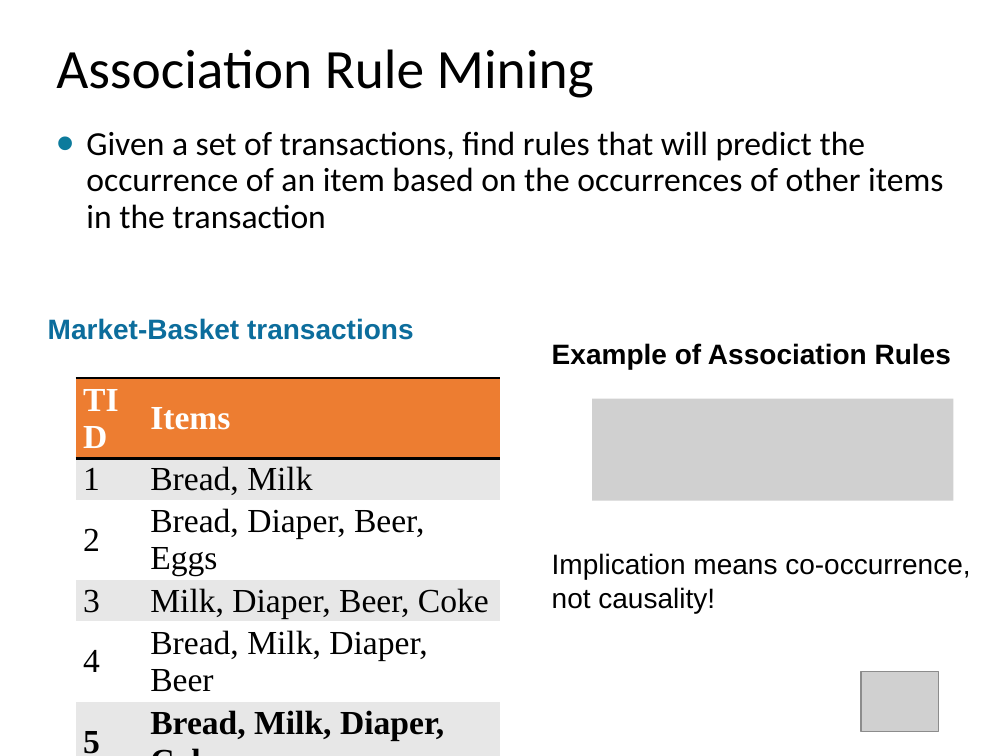
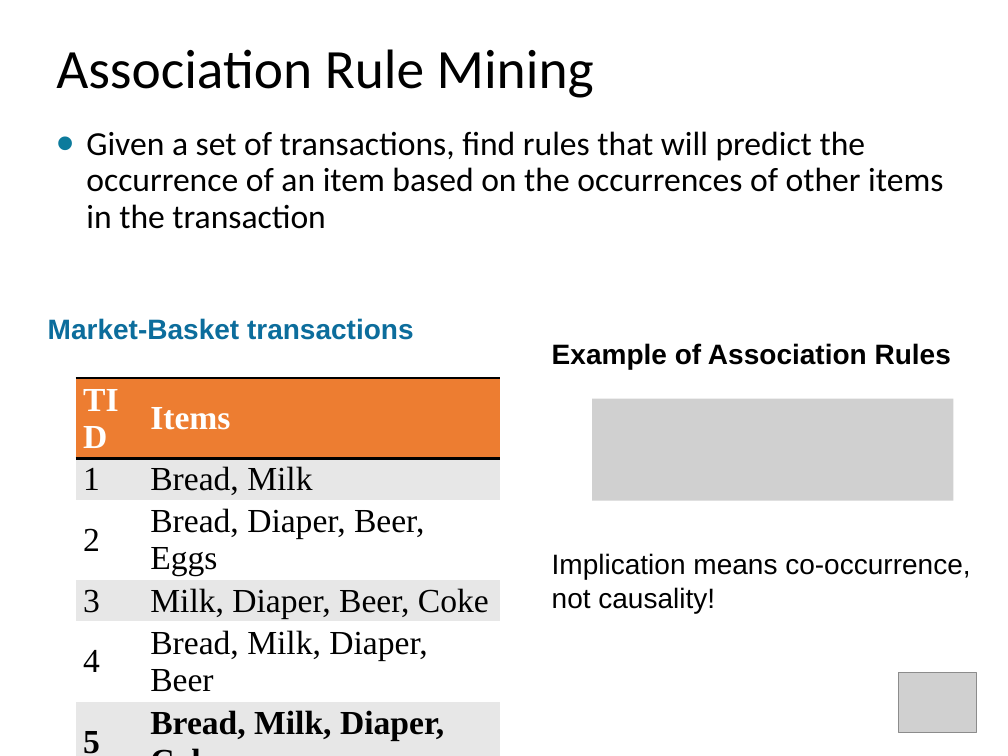
Before and after one commit to mhahsler/Introduction_to_Data_Mining_R_Examples, a slide deck: slide 4 of slides/chap5_basic_association_analysis.pptx. Drawn at 1008x756 pixels with LibreOffice and Linux fonts; fonts in the diff are those of the drawing; grey boxes stand for pictures. Boxes give left, top, right and bottom in pixels: in the first picture for what was removed or moved away, otherwise in the second. Text is boxed around its words. In the diff, an @@ line names an element or a change of style, - is before the commit and + after.

```diff
--- a/slides/chap5_basic_association_analysis.pptx
+++ b/slides/chap5_basic_association_analysis.pptx
@@ picture removed at (x1=861, y1=671, x2=938, y2=731) @@
@@ picture added at (x1=899, y1=673, x2=977, y2=733) @@
```
Also in this commit, not shown: 1 other file.
